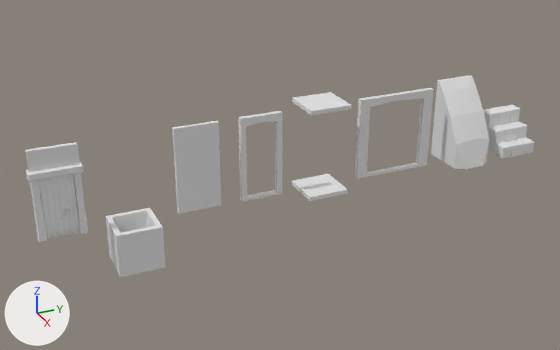
Two versions of the COLLADA model Resources/Collada/Scenery/ModularDungeon/Assets.dae, one commit apart.
Rendered twice from a camera (50 mm lens) standing at (29.8, -15.5, 15.8) and looking at (0.6, -2.3, 1.2). Arrows for +X, +Y and +Z are at lower left; the lights stay in place. Materials are left out; every surface is plain grey. Where no turn or scale is listed for an object, it has been applied to the vertices.

The first picture shows 'Dn_Ceiling_1', 'Dn_Door_1', 'Dn_Door_1_Frame', 'Dn_Door_1_Wall', 'Dn_Door_2', 'Dn_Door_3', 'Dn_Floor_1', 'Dn_Landslide_1', 'Dn_Stairs_1', 'Dn_Trap_1', 'Dn_Wall_1'.
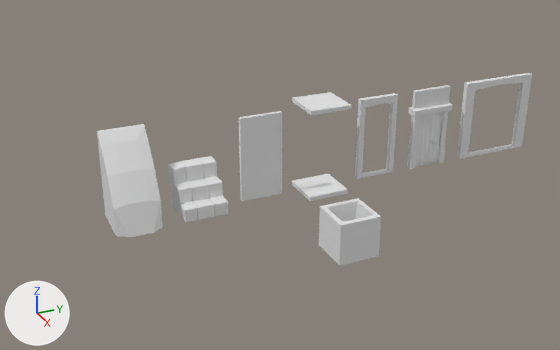
Boxes (x1, y1, x2, y2) around the edits, measured in the pictures (560 x 350 px):
'Dn_Landslide_1', moved: before (431, 75, 489, 169); after (97, 124, 163, 237)
'Dn_Wall_1', moved: before (172, 121, 221, 214); after (239, 111, 282, 201)
'Dn_Trap_1', moved: before (106, 208, 166, 277); after (319, 198, 381, 266)
'Dn_Stairs_1', moved: before (483, 105, 534, 158); after (169, 156, 228, 222)
'Dn_Door_3', moved: before (355, 88, 434, 179); after (457, 73, 532, 159)
'Dn_Door_1', moved: before (39, 174, 80, 239); after (416, 112, 442, 166)
'Dn_Door_2', moved: before (238, 111, 282, 202); after (355, 93, 398, 179)
'Dn_Door_1_Frame', moved: before (26, 161, 88, 242); after (407, 103, 452, 169)
'Dn_Door_1_Wall', moved: before (25, 142, 80, 172); after (412, 85, 450, 109)

Patch to the scene script:
```diff
--- a/Resources/Collada/Scenery/ModularDungeon/Assets.dae.py
+++ b/Resources/Collada/Scenery/ModularDungeon/Assets.dae.py
@@ ob_dn_door_1 @@
 ob_dn_door_1 = bpy.data.objects.new('Dn_Door_1', me_dn_door_1)
-ob_dn_door_1.location = (0.0, -12.0, 0.0)
+ob_dn_door_1.location = (0.0, 6.0, 0.0)
@@ ob_dn_door_1_frame @@
 ob_dn_door_1_frame = bpy.data.objects.new('Dn_Door_1_Frame', me_dn_door_1_frame)
-ob_dn_door_1_frame.location = (0.0, -12.0, 0.0)
+ob_dn_door_1_frame.location = (0.0, 6.0, 0.0)
@@ ob_dn_door_1_wall @@
 ob_dn_door_1_wall = bpy.data.objects.new('Dn_Door_1_Wall', me_dn_door_1_wall)
-ob_dn_door_1_wall.location = (0.0, -12.0, 0.0)
+ob_dn_door_1_wall.location = (0.0, 6.0, 0.0)
@@ ob_dn_door_2 @@
 ob_dn_door_2 = bpy.data.objects.new('Dn_Door_2', me_dn_door_2)
-ob_dn_door_2.location = (0.0, -3.0, 0.0)
+ob_dn_door_2.location = (0.0, 3.0, 0.0)
@@ ob_dn_door_3 @@
 ob_dn_door_3 = bpy.data.objects.new('Dn_Door_3', me_dn_door_3)
-ob_dn_door_3.location = (0.0, 4.0, 0.0)
+ob_dn_door_3.location = (0.0, 10.0, 0.0)
@@ ob_dn_landslide_1 @@
 ob_dn_landslide_1 = bpy.data.objects.new('Dn_Landslide_1', me_dn_landslide_1)
-ob_dn_landslide_1.location = (0.0, 8.0, 0.0)
+ob_dn_landslide_1.location = (0.0, -9.0, 0.0)
@@ ob_dn_stairs_1 @@
 ob_dn_stairs_1 = bpy.data.objects.new('Dn_Stairs_1', me_dn_stairs_1)
-ob_dn_stairs_1.location = (0.0, 11.0, 0.0)
+ob_dn_stairs_1.location = (0.0, -6.0, 0.0)
@@ ob_dn_trap_1 @@
 ob_dn_trap_1 = bpy.data.objects.new('Dn_Trap_1', me_dn_trap_1)
-ob_dn_trap_1.location = (0.0, -9.0, 0.0)
+ob_dn_trap_1.location = (3.0, 0.0, 0.0)
@@ ob_dn_wall_1 @@
 ob_dn_wall_1 = bpy.data.objects.new('Dn_Wall_1', me_dn_wall_1)
-ob_dn_wall_1.location = (0.0, -6.0, 0.0)
+ob_dn_wall_1.location = (0.0, -3.0, 0.0)
```
